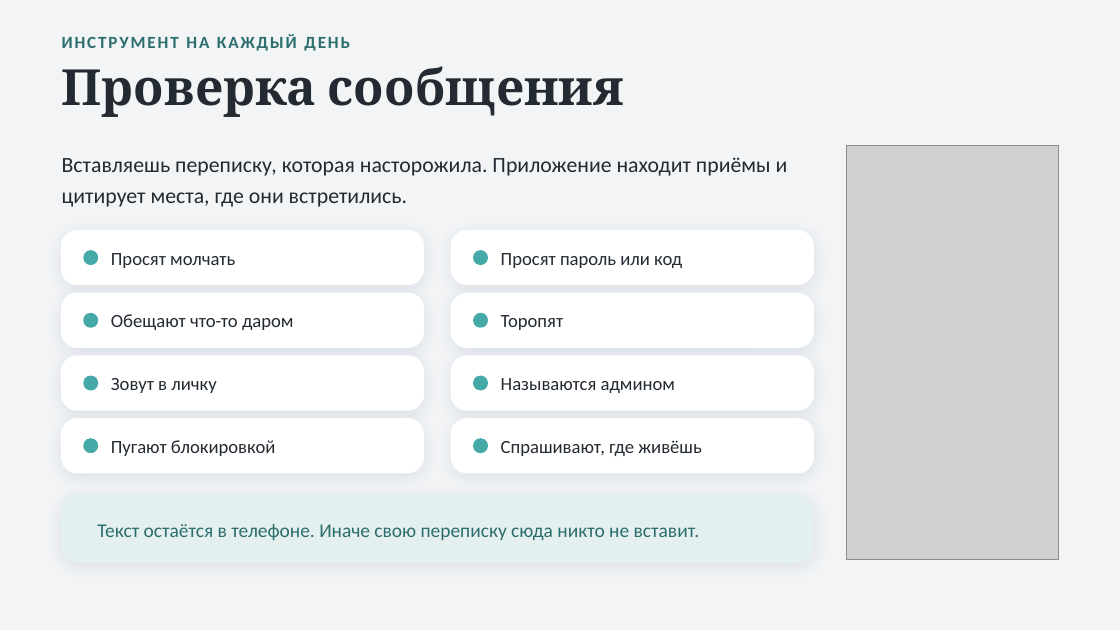
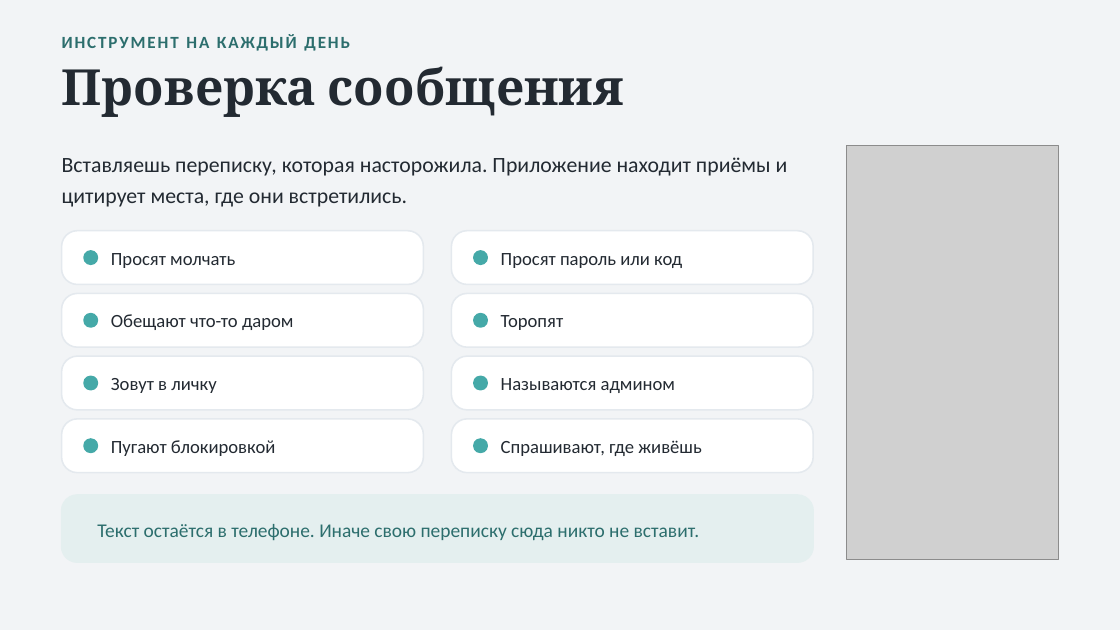
Before and after one commit to Levalnik0/proekt-eho, a slide deck: slide 7 of Проект_Эхо_презентация.pptx. Drawn at 1120x630 pixels with LibreOffice and Linux fonts; fonts in the diff are those of the drawing; grey boxes stand for pictures. Boxes give left, top, right and bottom in pixels: in the first picture for what was removed or moved away, otherwise in the second. Text is boxed around its words. In the diff, an @@ line names an element or a change of style, - is before the commit and + after.

```diff
--- a/Проект_Эхо_презентация.pptx
+++ b/Проект_Эхо_презентация.pptx
@@ outline #FFFFFF 1 pt to #E4E9EE 1 pt; shadow off in 8 elements at <box>451,231,813,284</box>, <box>451,293,813,347</box>, <box>451,356,813,410</box>, <box>451,419,813,473</box>, <box>62,231,423,284</box>, <box>62,293,423,347</box>, <box>62,356,423,410</box>, <box>62,419,423,473</box> @@
@@ rounded rectangle at <box>62,495,813,562</box>: shadow off @@
```
Also in this commit, not shown: 9 other slides changed, 2 other files.
